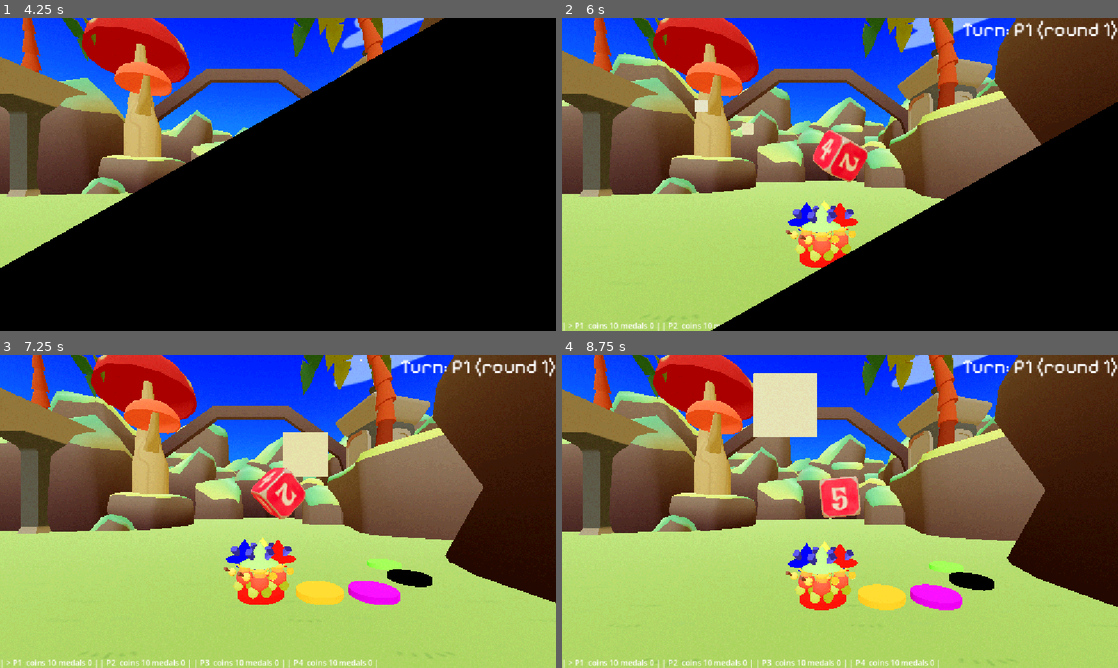
Above: before the commit, frames 1-4 (two rows, left to right).
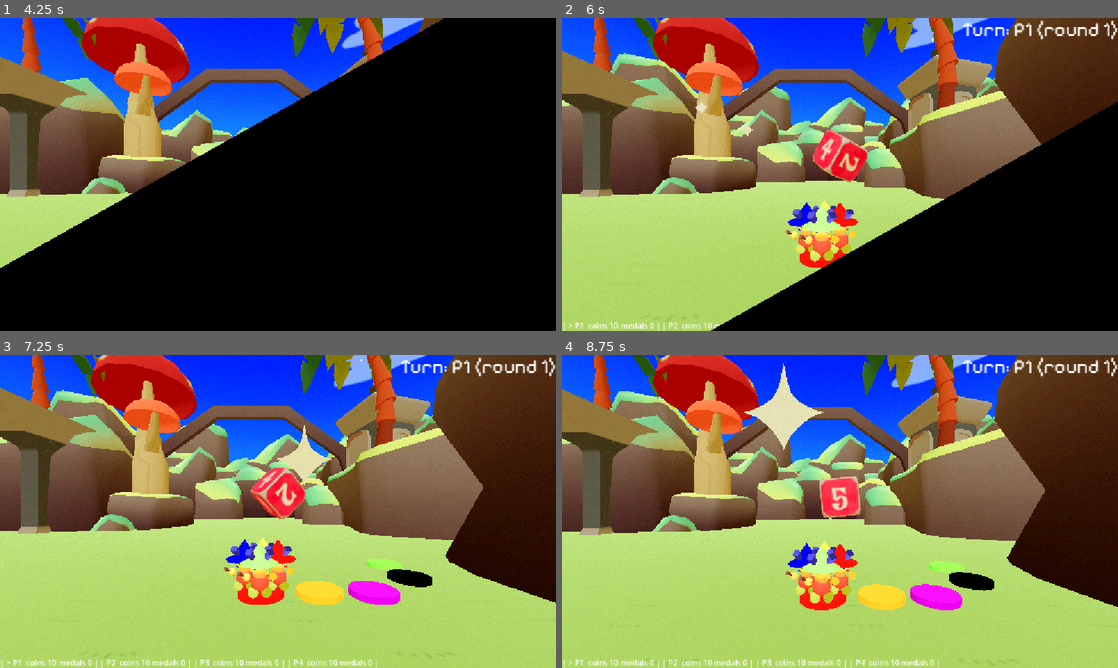
Above: after the commit, the same moments.

Repository: JZxAkuma/Game-Prototype-3
Game: Godot game, scene res://DO NOT TOUCH/Scene/main.tscn
Two runs of this game, one before a commit and one after it. Both use one fixed random seed, a clock stepped at 60 frames per second and the inputs below.
Inputs (mouse positions are in pixels of both pictures, inside the frame that each line leads up to):
- Up to frame 1 (4.25 s): tap Enter (ui_accept) at 0.5, 0.77, 1.52, 3.77 s; move the mouse to (400, 158) at 0.52 s; hold D (right) 0.53-1.28 s; hold J (a) 0.53-1.28 s; tap K (b) at 0.8, 1.35 s; move the mouse to (166, 190) at 1.27 s; hold S (down) 1.28-2 s; tap O (lb) at 1.55, 2.85 s; click "Start" at 2 s; tap A (left) at 2.75, 3.5 s; move the mouse to (333, 105) at 2.77 s; hold D (right) 2.78-3.53 s; tap U (x) at 3.05, 3.6 s; move the mouse to (250, 237) at 3.52 s; hold W (up) from 3.53 s (still down); tap I (y) at 3.8 s
- Up to frame 2 (6 s): move the mouse to (1006, 221) at 4.27 s; release W (up) at 4.28 s; hold J (a) 4.28-5.03 s; hold A (left) 4.28-5.78 s; tap I (y) at 4.35 s; tap Enter (ui_accept) at 4.52, 5.27 s; move the mouse to (673, 127) at 5.02 s; tap J (a) at 5.1 s; tap K (b) at 5.3 s; move the mouse to (867, 174) at 5.77 s; hold S (down) from 5.78 s (still down); hold K (b) from 5.78 s (still down)
- Up to frame 3 (7.25 s): tap O (lb) at 6.05 s; move the mouse to (194, 433) at 6.52 s; release S (down) at 6.53 s; release K (b) at 6.53 s; hold D (right) from 6.53 s (still down); tap Ctrl (control) at 6.6 s; tap Enter (ui_accept) at 6.77 s; tap U (x) at 6.8 s
- Up to frame 4 (8.75 s): move the mouse to (962, 495) at 7.27 s; release D (right) at 7.28 s; hold W (up) 7.28-8.03 s; tap O (lb) at 7.35 s; tap Enter (ui_accept) at 7.52, 8.27 s; tap I (y) at 7.55 s; move the mouse to (728, 527) at 8.02 s; hold D (right) from 8.03 s (still down); tap P (rb) at 8.1 s; tap J (a) at 8.3 s

Frame 1 is identical in both runs. In frame 2, 0.1% of the frame differs, in the area x 23-35%, y 26-38%; in frame 3, 0.6%; in frame 4, 1.4%, in the area x 32-48%, y 2-31%.

Commit message:
changed particle sprites to just both be sparks
no more square particle

Diff:
--- a/DO NOT TOUCH/Scene/board.tscn
+++ b/DO NOT TOUCH/Scene/board.tscn
@@ -7,7 +7,7 @@
 [ext_resource type="PackedScene" uid="uid://dpd6lt6jxwpo2" path="res://DO NOT TOUCH/character/Announcer/announcer.tscn" id="4_4j4vu"]
 [ext_resource type="Texture2D" uid="uid://dd8q8q4uo5tio" path="res://DO NOT TOUCH/Environmental Assets/TiledTextures/GrassTiles.png" id="5_od5fd"]
 [ext_resource type="Shader" uid="uid://eabv1f4ayvqs" path="res://DO NOT TOUCH/shader/Dithering.gdshader" id="7_2on7c"]
-[ext_resource type="Texture2D" uid="uid://177pjecm4qqc" path="res://DO NOT TOUCH/2D/Sprites/Square.png" id="7_ede5q"]
+[ext_resource type="Texture2D" uid="uid://btchgw75go1vt" path="res://DO NOT TOUCH/2D/Sprites/Spark.png" id="7_fne0o"]
 [ext_resource type="Script" uid="uid://dtyx8c36yhmd3" path="res://DO NOT TOUCH/Script/board ui.gd" id="9_adjs0"]
 [ext_resource type="PackedScene" uid="uid://6o8ymmeglndg" path="res://DO NOT TOUCH/Environmental Assets/Stadium/stadium.tscn" id="9_df6mf"]
 [ext_resource type="FontFile" uid="uid://dw82nojk1o74s" path="res://DO NOT TOUCH/2D/UI Assets/PixelifySans-VariableFont_wght.ttf" id="10_df6mf"]
@@ -396,11 +396,11 @@
 alpha_antialiasing_mode = 0
 shading_mode = 0
 vertex_color_use_as_albedo = true
-albedo_texture = ExtResource("7_ede5q")
+albedo_texture = ExtResource("7_fne0o")
 billboard_mode = 1
 billboard_keep_scale = true
 
-[sub_resource type="QuadMesh" id="QuadMesh_fne0o"]
+[sub_resource type="QuadMesh" id="QuadMesh_h6drl"]
 material = SubResource("StandardMaterial3D_2on7c")
 
 [sub_resource type="ShaderMaterial" id="ShaderMaterial_ddiqi"]
@@ -426,6 +426,9 @@
 color_ramp = SubResource("GradientTexture1D_q23uw")
 turbulence_enabled = true
 turbulence_noise_strength = 6.82
+
+[sub_resource type="QuadMesh" id="QuadMesh_fne0o"]
+material = SubResource("StandardMaterial3D_2on7c")
 
 [sub_resource type="StandardMaterial3D" id="StandardMaterial3D_asd3u"]
 resource_name = "lambert1"
@@ -542,7 +545,7 @@
 [node name="GPUParticles3D" type="GPUParticles3D" parent="commentator set" unique_id=94454391]
 transform = Transform3D(1, 0, 0, 0, 1, 0, 0, 0, 1, 138.85635, 6.824849, 0.7264662)
 process_material = SubResource("ParticleProcessMaterial_2on7c")
-draw_pass_1 = SubResource("QuadMesh_fne0o")
+draw_pass_1 = SubResource("QuadMesh_h6drl")
 
 [node name="Stadium2" parent="commentator set" unique_id=1438777467 instance=ExtResource("9_df6mf")]
 transform = Transform3D(1, 0, 0, 0, 1, 0, 0, 0, 1, 138.82378, 0, 0)
